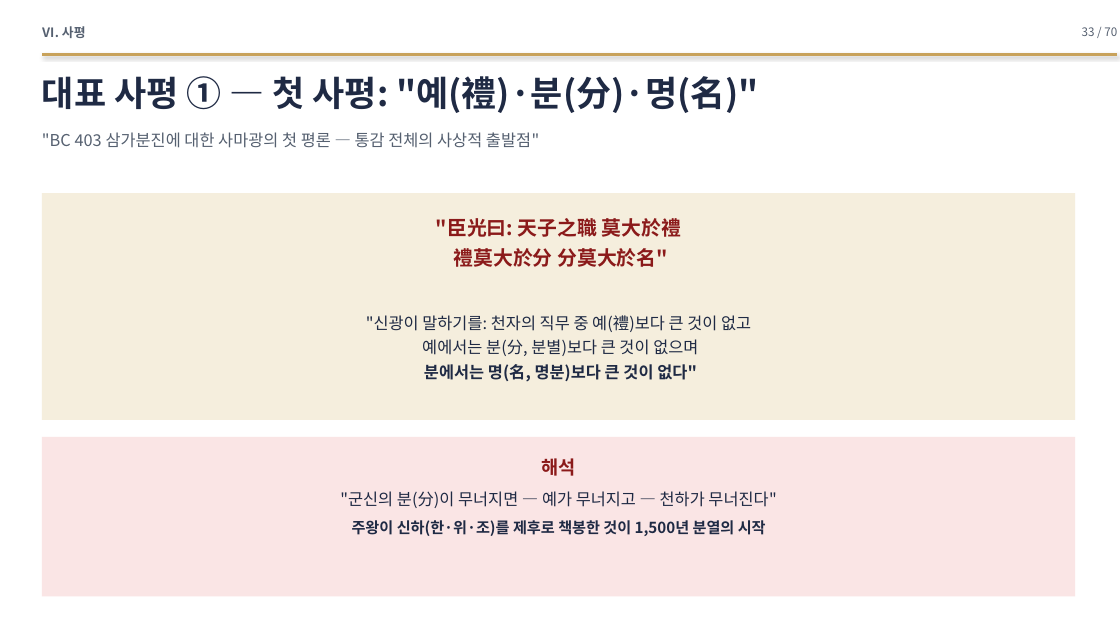
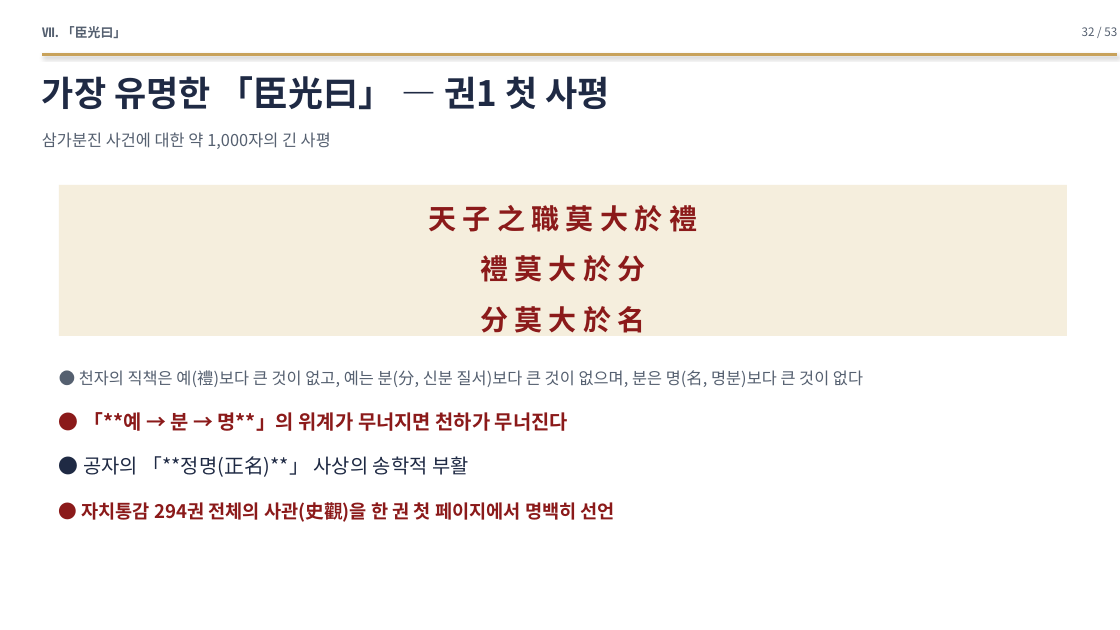
Before and after one commit to hpark1947/Oriental-Classics2, a slide deck: slide 32 of 발표자료/자치통감_발표자료.pptx (slide 33 before the commit). Drawn at 1120x630 pixels with LibreOffice and Linux fonts; fonts in the diff are those of the drawing. Boxes give left, top, right and bottom in pixels: in the first picture for what was removed or moved away, otherwise in the second. Text is boxed around its words. In the diff, an @@ line names an element or a change of style, - is before the commit and + after.

```diff
--- a/발표자료/자치통감_발표자료.pptx
+++ b/발표자료/자치통감_발표자료.pptx
@@ text at [42,26,126,38]: text changed @@
-Ⅵ. 사평
+Ⅶ. 「臣光曰」
@@ text at [1082,27,1117,36]: text changed @@
-33 / 70
+32 / 53
@@ text at [42,76,610,110]: text changed @@
-대표 사평 ① — 첫 사평: "예(禮)·분(分)·명(名)"
+가장 유명한 「臣光曰」 — 권1 첫 사평
@@ text at [42,132,331,149]: text changed @@
-"BC 403 삼가분진에 대한 사마광의 첫 평론 — 통감 전체의 사상적 출발점"
+삼가분진 사건에 대한 약 1,000자의 긴 사평
@@ rectangle: place and size @@
-rectangle at [42,193,1075,420]
+rectangle at [59,185,1067,336]
@@ text "天 子 之 職 莫 ..." at [429,201,697,237]: vertical alignment top to middle @@
@@ text at [429,201,697,237]: text changed; size 14 to 24 pt; text colour #1F2A44 to #8B1A1A; bold on @@
-"臣光曰: 天子之職 莫大於禮
-禮莫大於分 分莫大於名"
-"신광이 말하기를: 천자의 직무 중 예(禮)보다 큰 것이 없고
-예에서는 분(分, 분별)보다 큰 것이 없으며
-분에서는 명(名, 명분)보다 큰 것이 없다"
+天 子 之 職 莫 大 於 禮
@@ text added at [480,255,646,282], 24 pt, text #8B1A1A, bold @@
+禮 莫 大 於 分
@@ text added at [480,306,646,338], 24 pt, text #8B1A1A, bold @@
+分 莫 大 於 名
@@ text added at [79,370,863,522], 14 pt, text #8B1A1A @@
+● 천자의 직책은 예(禮)보다 큰 것이 없고, 예는 분(分, 신분 질서)보다 큰 것이 없으며, 분은 명(名, 명분)보다 큰 것이 없다
+● 「**예 → 분 → 명**」의 위계가 무너지면 천하가 무너진다
+● 공자의 「**정명(正名)**」 사상의 송학적 부활
+● 자치통감 294권 전체의 사관(史觀)을 한 권 첫 페이지에서 명백히 선언
@@ rectangle removed at [42,437,1075,597] @@
@@ text removed at [340,458,776,536] @@
-해석
-"군신의 분(分)이 무너지면 — 예가 무너지고 — 천하가 무너진다"
-주왕이 신하(한·위·조)를 제후로 책봉한 것이 1,500년 분열의 시작
```
Also in this commit, not shown: 2 other slides changed, 50 slides added, 67 slides removed, 1 other file.
